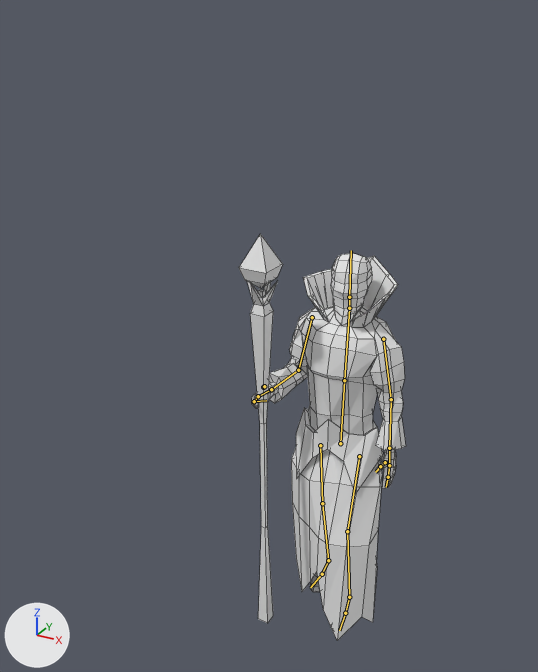
The Blender file Assets/Objects/Characters/Earth Mage/earth_mage.blend as it was, and as the next commit left it.
Camera for both pictures: a camera (50 mm lens) standing at (4.82, -11.56, 11.62) and looking at (-0.9, -1.16, 6.42). The lights are fixed; the arrows at lower left show +X, +Y and +Z. Both versions are drawn at frame 3590 of the action 'Walk_blocking'; the numbers are the values there. The bones that bend it are drawn over the model as lines. Mesh edges are drawn as thin lines.

Objects in the first picture: 'Sphere', 'character mesh'.
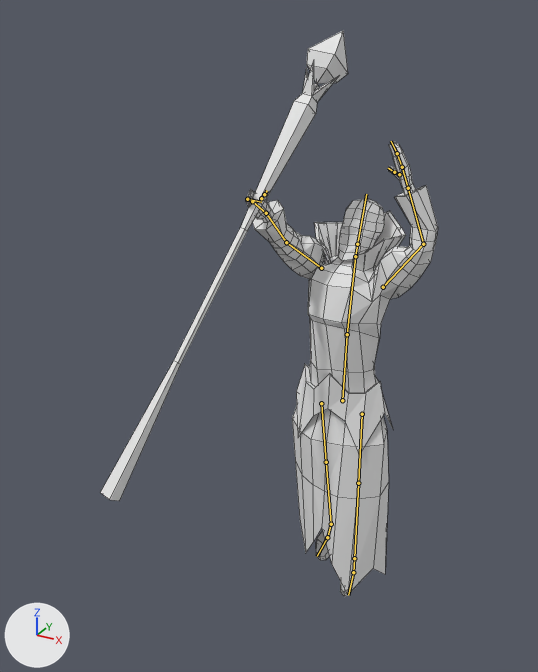
What differs and where, as boxes [x1, y1, x2, y2] in the pictures (538 x 672 px):
'character mesh', posed (25% wider, 17% taller): before [252, 253, 406, 641]; after [246, 142, 438, 597]
'Sphere', posed (453% wider, 21% taller): before [239, 234, 283, 623]; after [100, 31, 348, 501]
bone 'Torso', root to tip: before (340, 443) to (344, 380); after (342, 400) to (347, 334)
bone 'Chest', root to tip: before (344, 380) to (349, 308); after (347, 334) to (355, 256)
bone 'Neck', root to tip: before (349, 308) to (349, 297); after (355, 256) to (357, 244)
bone 'Upper Arm.L', root to tip: before (383, 339) to (391, 399); after (383, 287) to (423, 244)
bone 'Lower Arm.L', root to tip: before (391, 399) to (389, 448); after (423, 244) to (408, 188)
bone 'Upper Arm.R', root to tip: before (312, 317) to (298, 370); after (321, 268) to (286, 242)
bone 'Lower Arm.R', root to tip: before (298, 370) to (271, 389); after (286, 242) to (266, 213)
bone 'Hand.R', root to tip: before (271, 389) to (258, 396); after (266, 213) to (252, 201)

What the commit changed:
Bone 'Torso' (bone_torso) moves from (0.0, -0.06, 0.0) to (0.0, 0.89, -0.04).
Bone 'Chest' (bone_chest) turns from (0, -11, 0) to (6, -23, -2) degrees about its own x, y and z.
Bone 'Neck' (bone_neck) turns from (0, 18, -2) to (-18, 18, 0) degrees about its own x, y and z.
Bone 'Upper Arm.L' (bone_upper_arm_l) turns from (81, 3, -20) to (-75, -42, 72) degrees about its own x, y and z.
Bone 'Lower Arm.L' (bone_lower_arm_l) turns from (5, 24, 13) to (-2, -24, 62) degrees about its own x, y and z.
Bone 'Upper Arm.R' (bone_upper_arm_r) turns from (-81, 20, 6) to (69, 39, 154) degrees about its own x, y and z.
Bone 'Lower Arm.R' (bone_lower_arm_r) turns from (-61, 24, 46) to (-13, -9, 8) degrees about its own x, y and z.
Bone 'Hand.R' (bone_hand_r) turns from (0, 0, 0) to (-7, 15, -13) degrees about its own x, y and z.
Bone 'Leg Control.L' (bone_leg_control_l) moves from (-0.05, 0.3, 0.0) to (0.0, 0.01, -0.66).
Bone 'Leg Control.L' (bone_leg_control_l) turns from (0, 0, 0) to (29, 4, 1) degrees about its own x, y and z.
Bone 'Leg Control.R' (bone_leg_control_r) moves from (-0.08, -0.51, 0.0) to (-0.11, -0.69, -1.07).
Bone 'Leg Control.R' (bone_leg_control_r) turns from (0, 0, 0) to (29, -4, -1) degrees about its own x, y and z.
